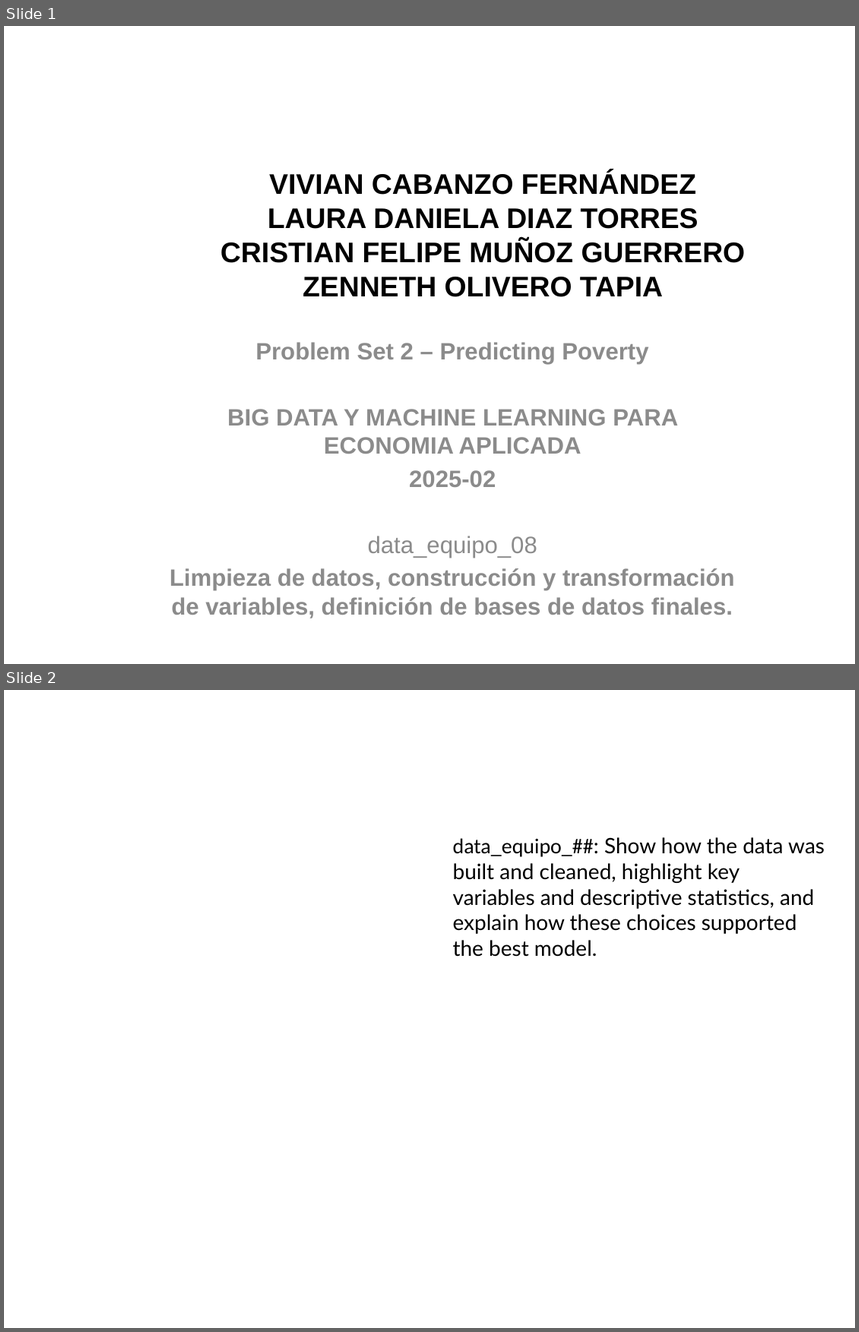
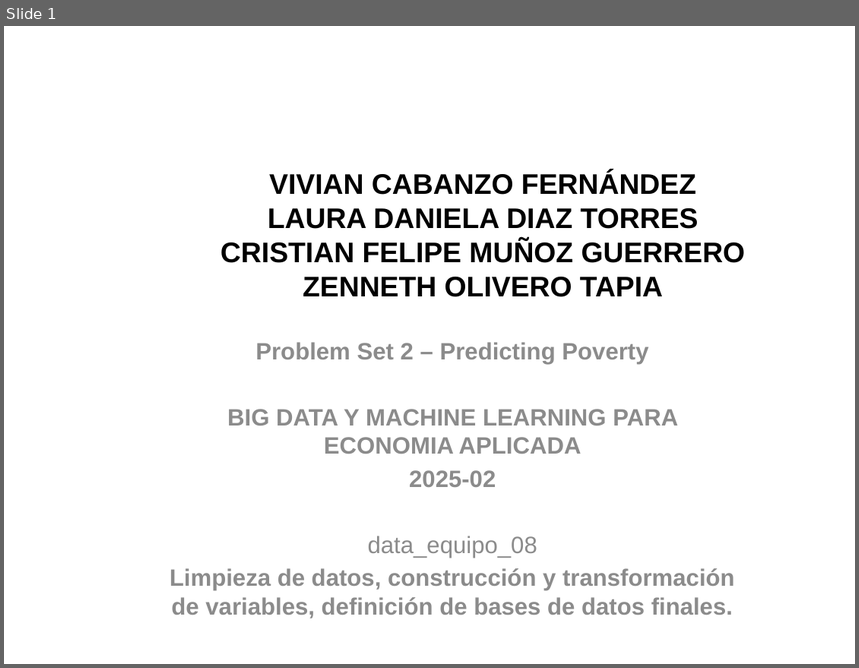
Before and after one commit to VivianCabanzo/Taller2_Predicting-Poverty, a slide deck: Presentaciones/data_equipo_08.pptx. Shown one above the other, each under a label of ours: slides 1 and 2 before the commit, slide 1 after it. The pictures are 859x1332 and 859x668 pixels, drawn with LibreOffice and Linux fonts; fonts in the diff are those of the drawing; background and template pictures are left out. Boxes give left, top, right and bottom in pixels: in the first picture for what was removed or moved away, otherwise in the second. Text is boxed around its words. In the diff, an @@ line names an element or a change of style, - is before the commit and + after.

```diff
--- a/Presentaciones/data_equipo_08.pptx
+++ b/Presentaciones/data_equipo_08.pptx
@@ slide 2 removed at box(4, 690, 855, 1328), background picture (left out) @@
@@ text removed at box(453, 837, 825, 957) @@
-data_equipo_##: Show how the data was built and cleaned, highlight key
-variables and descriptive statistics, and explain how these choices supported
-the best model.
```
Also in this commit, not shown: 6 slides added.
